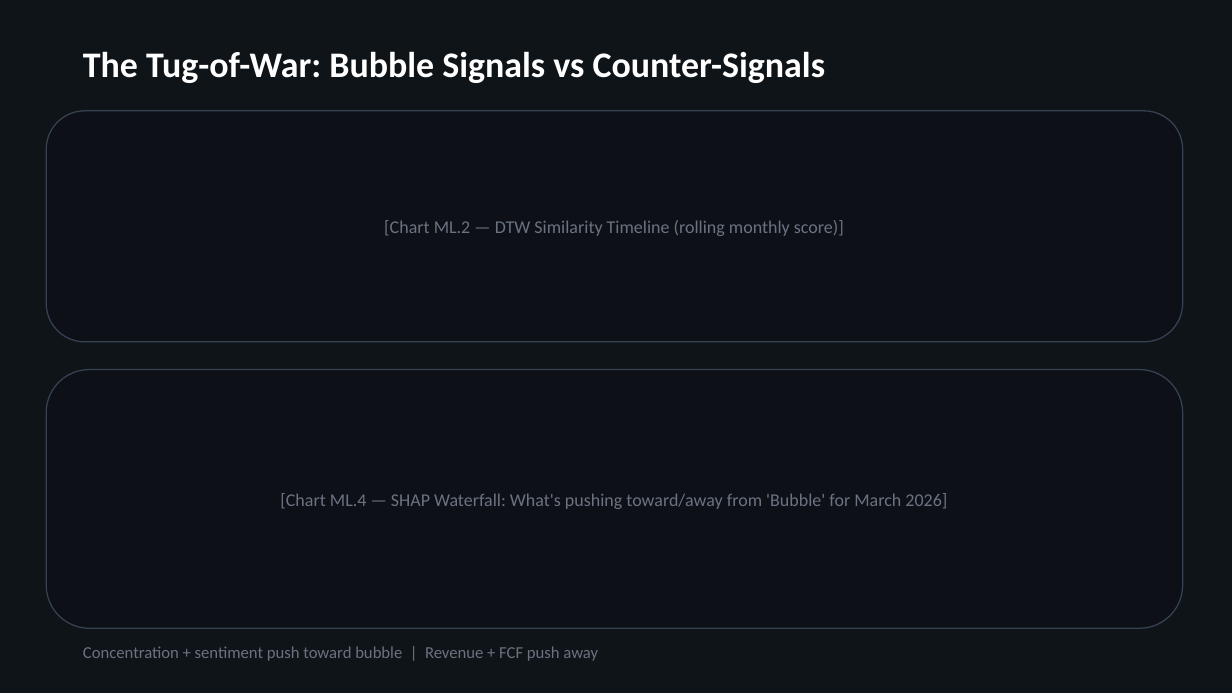
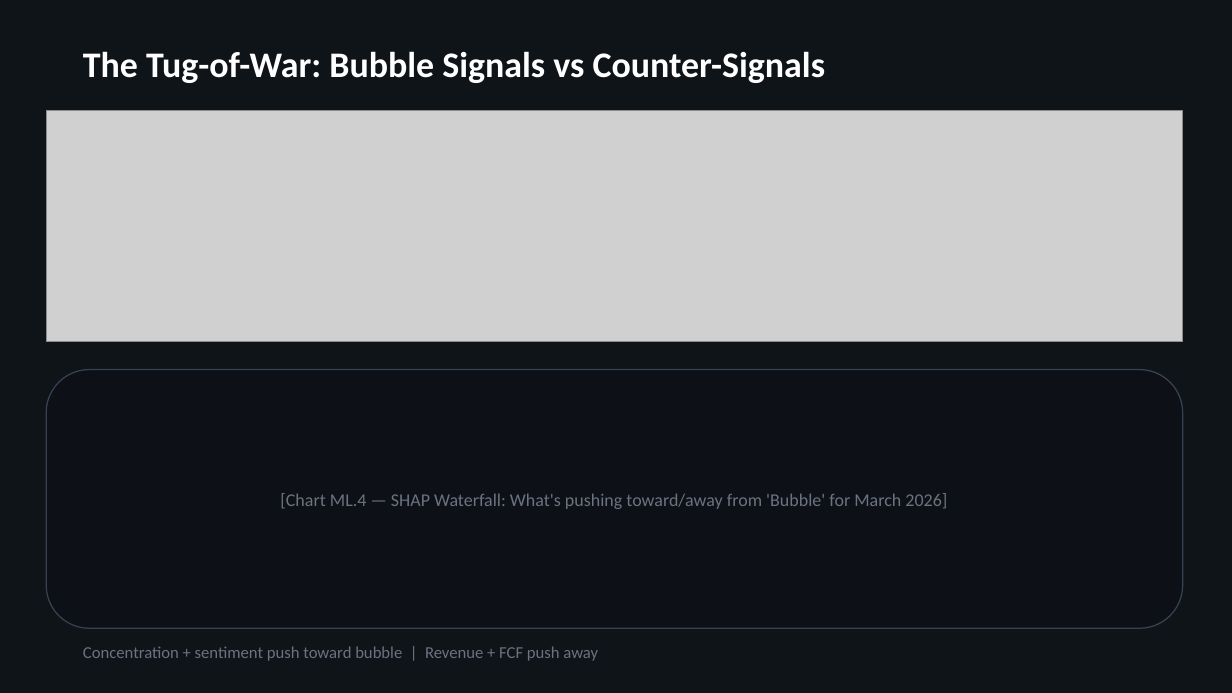
Before and after one commit to jimbo111/datathon26-2kim, a slide deck: slide 11 of submissions/2kim_finance_slides.pptx. Drawn at 1232x693 pixels with LibreOffice and Linux fonts; fonts in the diff are those of the drawing; grey boxes stand for pictures. Boxes give left, top, right and bottom in pixels: in the first picture for what was removed or moved away, otherwise in the second. Text is boxed around its words. In the diff, an @@ line names an element or a change of style, - is before the commit and + after.

```diff
--- a/submissions/2kim_finance_slides.pptx
+++ b/submissions/2kim_finance_slides.pptx
@@ rounded rectangle removed at (46,111,1183,342) @@
-[Chart ML.2 — DTW Similarity Timeline (rolling monthly score)]
@@ picture added at (46,111,1183,342) @@
```
Also in this commit, not shown: 7 other slides changed, 1 other file.
